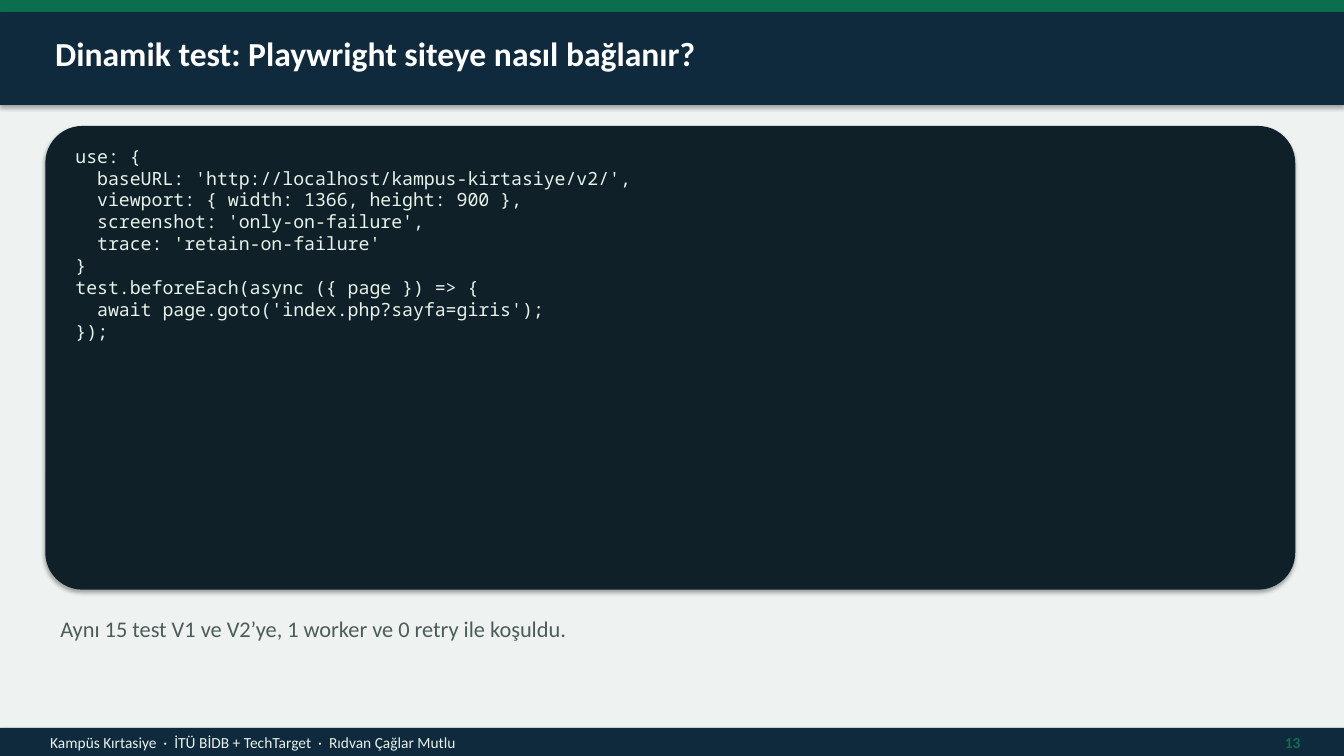
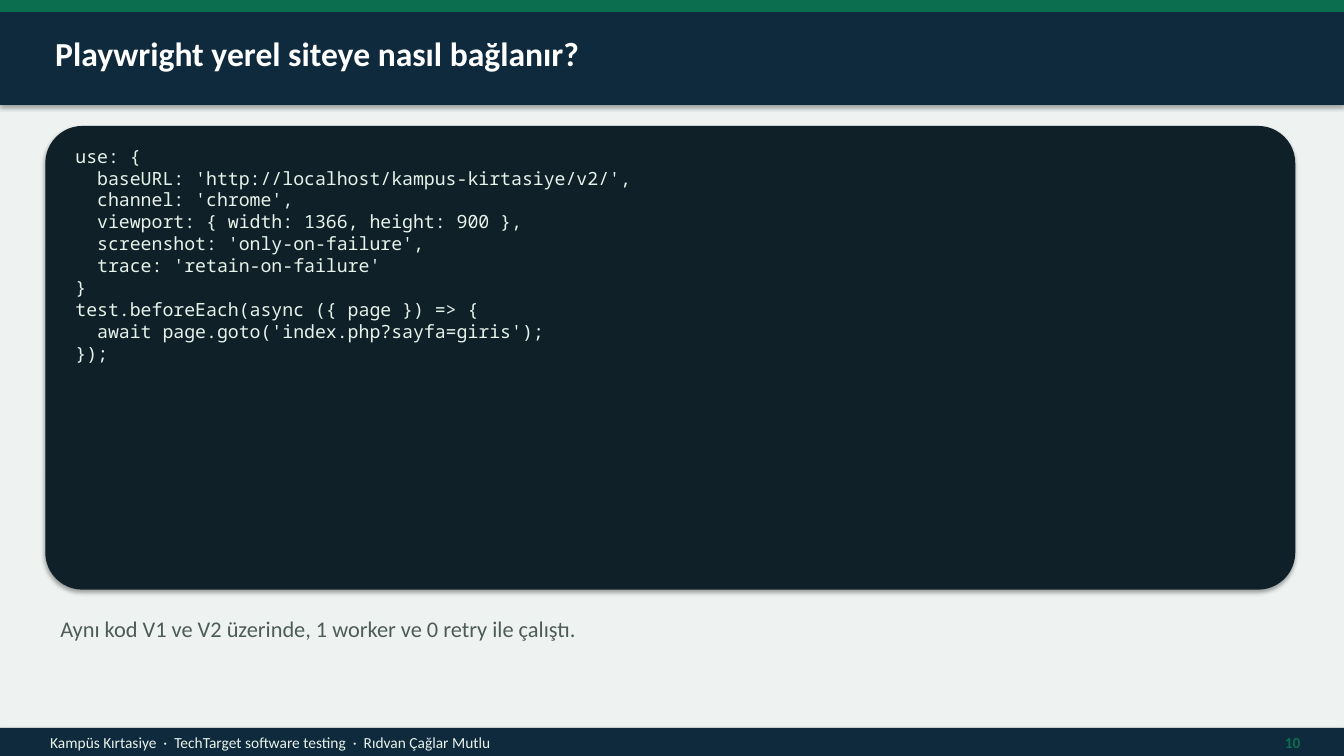
Before and after one commit to ridvancaglarmutlu/Veri-Taban-Projesi-, a slide deck: slide 10 of Kampus_Kirtasiye_Yazilim_Testi_Sunumu.pptx (slide 13 before the commit). Drawn at 1344x756 pixels with LibreOffice and Linux fonts; fonts in the diff are those of the drawing. Boxes give left, top, right and bottom in pixels: in the first picture for what was removed or moved away, otherwise in the second. Text is boxed around its words. In the diff, an @@ line names an element or a change of style, - is before the commit and + after.

```diff
--- a/Kampus_Kirtasiye_Yazilim_Testi_Sunumu.pptx
+++ b/Kampus_Kirtasiye_Yazilim_Testi_Sunumu.pptx
@@ text at [55,42,579,72]: text changed @@
-Dinamik test: Playwright siteye nasıl bağlanır?
+Playwright yerel siteye nasıl bağlanır?
@@ text at [75,153,631,343]: text changed @@
-use: {
-baseURL: 'http://localhost/kampus-kirtasiye/v2/',
-viewport: { width: 1366, height: 900 },
-screenshot: 'only-on-failure',
-trace: 'retain-on-failure'
-}
-test.beforeEach(async ({ page }) => {
-await page.goto('index.php?sayfa=giris');
-});
+use: {
+baseURL: 'http://localhost/kampus-kirtasiye/v2/',
+channel: 'chrome',
+viewport: { width: 1366, height: 900 },
+screenshot: 'only-on-failure',
+trace: 'retain-on-failure'
+}
+test.beforeEach(async ({ page }) => {
+await page.goto('index.php?sayfa=giris');
+});
@@ text at [60,621,576,641]: text changed @@
-Aynı 15 test V1 ve V2’ye, 1 worker ve 0 retry ile koşuldu.
+Aynı kod V1 ve V2 üzerinde, 1 worker ve 0 retry ile çalıştı.
@@ text at [50,737,490,751]: text changed @@
-Kampüs Kırtasiye · İTÜ BİDB + TechTarget · Rıdvan Çağlar Mutlu
+Kampüs Kırtasiye · TechTarget software testing · Rıdvan Çağlar Mutlu
@@ text at [1285,738,1301,748]: text changed @@
-13
+10
```
Also in this commit, not shown: 9 other slides changed, 13 slides added, 12 slides removed, 2 other files.
